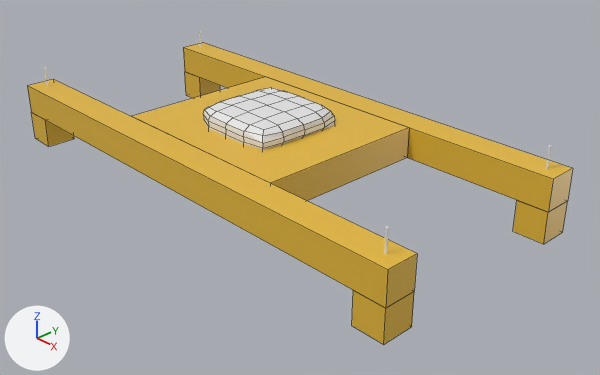
The Blender file CAD/Drone.blend as it was, and as the next commit left it.
The view is the same before and after, from a camera (50 mm lens) standing at (0.55, -0.476, 0.304) and looking at (0.035, 0.009, -0.044). Every picture has the same lights, and +X, +Y and +Z are marked at lower left. The older version comes first. Mesh edges are drawn as thin lines on the coarser meshes.
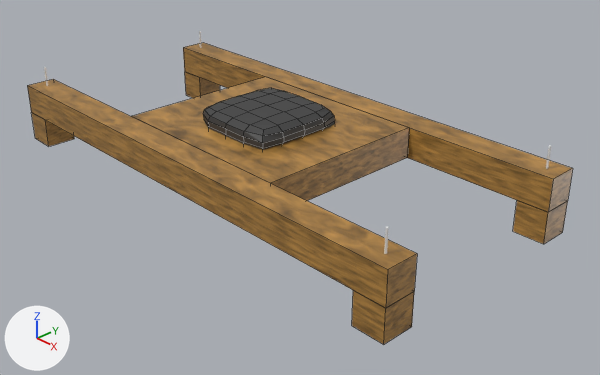
Pixel boxes (x1, y1, x2, y2) of what changed, in the pictures (600 x 375 px):
'Cube.001', surface changed (yellow to brown): (27, 43, 573, 344) in both
'Cube', recoloured (white to dark grey): (203, 88, 335, 150) in both

What changed in the scene script:
```text
Change mat_material:
    remove # nodes: BsdfPrincipled, OutputMaterial
    remove # colours: yellow #e7ba38
    nodes: BsdfPrincipled, OutputMaterial, TexCoord, TexNoise, ValToRGB
    colours: black #000000, orange #ffbe60
Add mat_material_002:
    mat_material_002 = principled_material('Material.002')
    mat_material_002.base_color = (0.0452, 0.0452, 0.0452)  # dark grey #3c3c3c
Change me_cube:
    where me_cube.from_pydata(...)  # 98 vertices, 96 faces; spans x -0.99..1.0, y -1.0..0.99, z -1.0..0.98
    add me_cube.materials.append(mat_material_002)  # dark grey #3c3c3c
```
